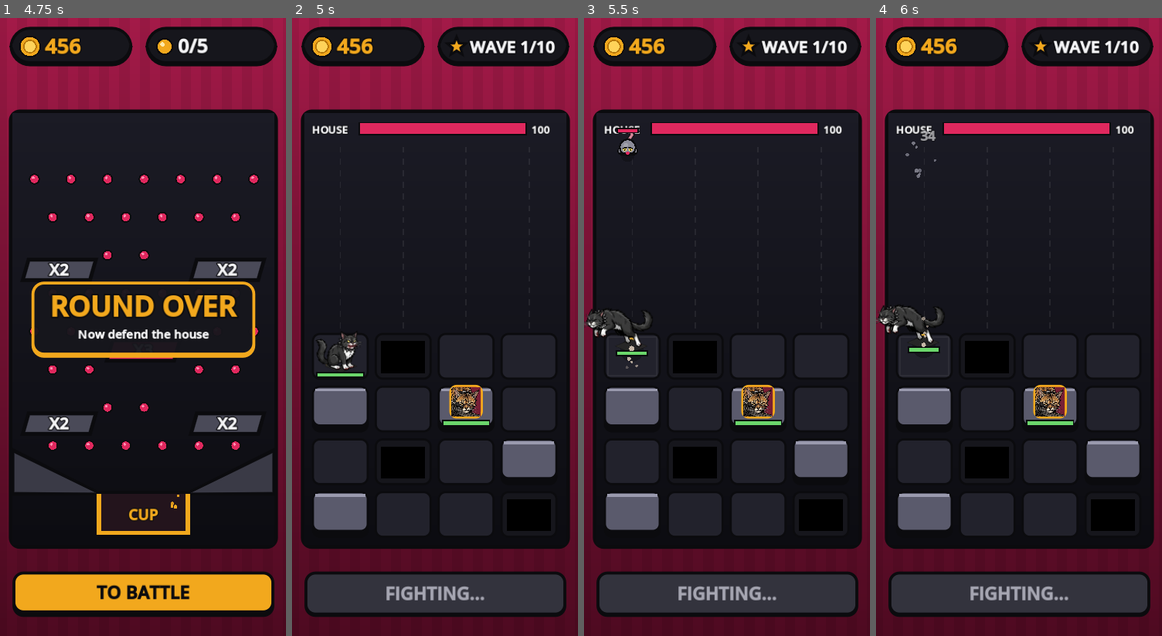
Above: before the commit, frames 1-4 (left to right).
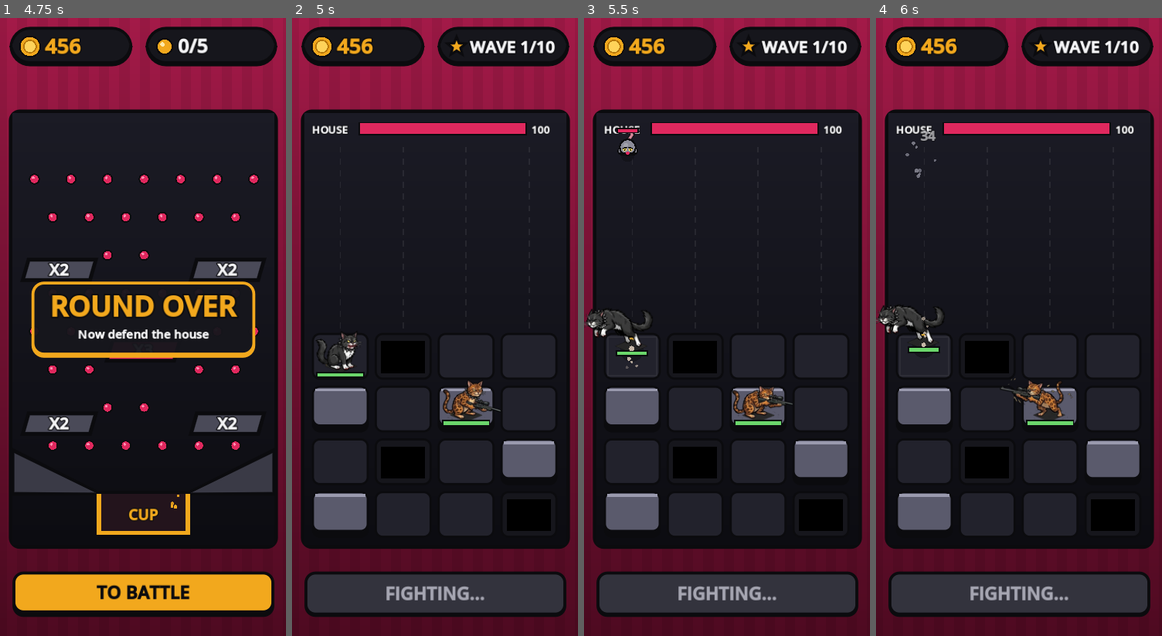
Above: after the commit, the same moments.

Repository: hdunlop310/pocket-arcade
Game: Godot game, scene res://tests/test_game.tscn
The game is run twice, just before and just after one commit, with the same random seed, the same clock (stepped at 60 frames per second) and the same inputs. This scene is started directly instead of the project's main scene.
Inputs (mouse positions are in pixels of both pictures, inside the frame that each line leads up to):
- Up to frame 1 (4.75 s): tap Enter (ui_accept) at 0.5, 0.77, 3.77 s; move the mouse to (205, 296) at 0.52 s; click (205, 296) at 0.67 s; drag from (85, 357) to (225, 271) at 1.27 s; move the mouse to (171, 191) at 2.02 s; click (171, 191) at 2.17 s; drag from (128, 450) to (225, 271) at 2.77 s; move the mouse to (228, 419) at 3.52 s; click (228, 419) at 3.67 s; drag from (57, 234) to (60, 425) at 4.27 s
- Up to frame 2 (5 s): no input
- Up to frame 3 (5.5 s): move the mouse to (741, 327) at 5.02 s; click (741, 327) at 5.17 s
- Up to frame 4 (6 s): drag from (976, 172) to (936, 425) at 5.77 s

Frame 1 is identical in both runs. In frame 2, 0.7% of the frame differs, in the area x 52-73%, y 58-65%; in frame 3, 0.7%; in frame 4, 0.8%, in the area x 43-69%, y 58-65%.

Commit message:
Rosette action sprites; atlas cells widened
Rosette now draws from her sheet (shot, recoil, bolt pull/push, target lock, aim) and ranged cats
face their target. extract_sheet.gd: wider cells for the muzzle flash, label bands widened so
"(PULL)"/"(PUSH)" text is dropped, perch detection limited to the bottom of the frame. Adora's
sheet saved in art_src for later. The lane-coverage Macho test now uses a fixed seed.

Co-Authored-By: Claude Sonnet 5.5 <noreply@anthropic.com>

Diff:
--- a/games/catdrop/battle.gd
+++ b/games/catdrop/battle.gd
@@ -55,7 +55,7 @@
 
 # Action sprites (art_src/*.webp -> tools/extract_sheet.gd -> art/<cat>_anim.png): 4 x 2 cells of ANIM_CELL,
 # every frame aligned on ANIM_ANCHOR (the ground point under the cat). Cats without an atlas use their portrait card.
-const ANIM_CELL := Vector2(160.0, 112.0)
+const ANIM_CELL := Vector2(192.0, 112.0)
 const ANIM_ANCHOR := Vector2(80.0, 84.0)
 const ANIM_COLS := 4
 const MAX_CAT_LEVEL := 5
@@ -509,6 +509,8 @@
 		cat["cd"] = float(def["interval"])
 		cat["atk_t"] = 0.0
 		cat["n_atk"] = int(cat["n_atk"]) + 1
+		if absf(float(target["x"]) - cat_pos(i).x) > 4.0:
+			cat["face"] = signf(float(target["x"]) - cat_pos(i).x)
 		if def["kind"] == "melee":
 			slashes.append({"pos": Vector2(float(target["x"]), float(target["y"])), "t": 0.2})
 		var from := cat_pos(i)
@@ -648,8 +650,21 @@
 
 
 func _sprite_frame(cat: Dictionary) -> int:
-	# Which atlas frame: idle 0, wind-up 1, lunge 2, swipe 3, bite 4, impact 5, retreat 6, landing 7.
 	var atk := float(cat["atk_t"])
+	if CAT_TYPES[cat["key"]]["kind"] == "ranged":
+		# Rosette: idle 0, aiming 1, the shot 2, recoil 3, bolt pull 4, bolt push 5, target lock 6.
+		if atk < 0.12:
+			return 2
+		if atk < 0.27:
+			return 3
+		if atk < 0.50:
+			return 4
+		if atk < 0.70:
+			return 5
+		if atk < 1.0:
+			return 6
+		return 1 if not enemies.is_empty() else 0
+	# Melee (Macho): idle 0, wind-up 1, lunge 2, swipe 3, bite 4, impact 5, retreat 6, landing 7.
 	if atk < 0.41:
 		if atk < 0.07:
 			return 2
--- a/tests/test_game.gd
+++ b/tests/test_game.gd
@@ -206,7 +206,8 @@
 	for i in 16:
 		bt.grid[i] = ""
 	bt.grid[8] = "macho"
-	bt.wave = 1
+	bt.wave = 2
+	bt.rng.seed = 7   # fixed so the lanes the mice pick are the same every run
 	bt.start_wave()
 	var home: Vector2 = bt.tile_center(8)
 	var max_dist := 0.0
@@ -231,7 +232,7 @@
 	check("there is no leash: he runs well past the old 130px limit", max_dist > 160.0)
 	check("he goes to mice in other lanes, not just his own", max_side > 60.0)
 	check("a mouse he has hold of stops advancing", held_seen and held_still)
-	check("Macho alone clears wave 1 by fighting mice up the field", bt.house_hp > 0.0 and bt.wave == 2)
+	check("Macho alone clears wave 2 by fighting mice up the field", bt.house_hp > 0.0 and bt.wave == 3)
 	bt.cats[8] = {"key": "macho", "hp": 100.0, "max": 100.0, "cd": 5.0, "alive": true, "x": home.x + 50.0, "y": home.y - 150.0, "target": null, "face": 1.0, "n_atk": 0, "atk_t": 9.0, "phase": 0.0, "dust": 0.0, "moving": false}
 	bt.enemies = []
 	bt.spawn_queue = ["mouse"]
--- a/tools/extract_sheet.gd
+++ b/tools/extract_sheet.gd
@@ -17,12 +17,12 @@
 	"macho": "res://art_src/macho_attack_sheet.webp",
 	"rosette": "res://art_src/rosette_attack_sheet.webp",
 }
-const CELL := Vector2i(160, 112)
+const CELL := Vector2i(192, 112)
 const ANCHOR := Vector2i(80, 84)     # where the ground point sits in every cell
 const SCALE := 0.32
 const COLS := 4
 # Label rows on the sheet (y ranges); art rows are split halfway between them.
-const LABEL_BANDS := [Vector2i(20, 66), Vector2i(262, 308), Vector2i(508, 556), Vector2i(745, 795)]
+const LABEL_BANDS := [Vector2i(16, 72), Vector2i(258, 314), Vector2i(502, 563), Vector2i(742, 802)]
 const ROW_SPLITS := [264, 520, 762]
 const COL_SPLIT := 343
 # Frames where effects or the tail hide the perch: its centre by hand, in sheet pixels, per sheet.
@@ -172,7 +172,10 @@
 		var perch: Array[Vector2] = []
 		var perch_px: Array[Vector2i] = []
 		for c in components(perch_mask, fw, fh):
-			if c["pixels"].size() >= 150:
+			# the perch is a wide shape at the bottom of the frame (a muzzle flash or fur patch is not)
+			var cr: Rect2i = c["rect"]
+			var cy := float(cr.get_center().y)
+			if c["pixels"].size() >= 150 and float(cr.size.x) >= 0.3 * float(fw) and cy > 0.6 * float(fh):
 				for p in c["pixels"]:
 					perch.append(Vector2(p))
 					perch_px.append(p)
Binary file added: art_src/adora_sheet.webp
Binary file added: art_src/rosette_attack_sheet.webp
Binary file changed: games/catdrop/art/macho_anim.png
Binary file added: games/catdrop/art/rosette_anim.png
Not shown, added: games/catdrop/art/rosette_anim.png.import
Not shown, changed: CLAUDE.md
